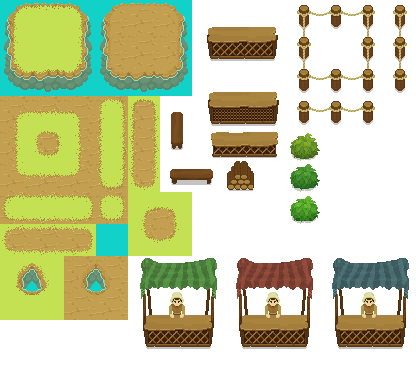
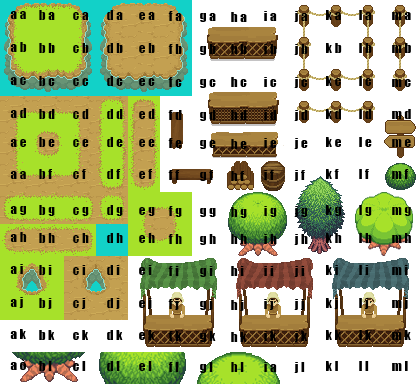
Layer changes from the first w=416, h=384 image to the second:
showed group "Gruppo 1 copia 11" (14 layers) over [10, 359, 408, 373]
showed group "Gruppo 1 copia 10" (13 layers) over [10, 329, 411, 342]
showed group "Gruppo 1 copia 9" (13 layers) over [10, 297, 408, 311]
showed group "Gruppo 1 copia 8" (13 layers) over [10, 264, 408, 277]
showed group "Gruppo 1 copia 7" (13 layers) over [10, 232, 411, 245]
showed group "Gruppo 1 copia 6" (13 layers) over [10, 205, 411, 218]
showed group "Gruppo 1 copia 5" (13 layers) over [10, 169, 409, 181]
showed group "Gruppo 1 copia 4" (14 layers) over [10, 137, 411, 149]
showed group "Gruppo 1 copia 3" (14 layers) over [10, 108, 411, 121]
showed group "Gruppo 1 copia 2" (16 layers) over [10, 76, 411, 88]
showed group "Gruppo 1 copia" (13 layers) over [10, 42, 411, 55]
showed group "Gruppo 1" (13 layers) over [10, 10, 411, 22]
added layer "Livello 12" above "Livello 11" over [12, 352, 280, 384]
added layer "Livello 11" above "Livello 5" over [0, 5, 192, 320]
added layer "Livello 5" above "Livello 10" over [295, 176, 345, 254]
added layer "Livello 10" above "Livello 8" over [228, 192, 287, 256]
added layer "Livello 8" above "Livello 7" over [261, 161, 285, 191]
added layer "Livello 7" above "Livello 6" over [384, 115, 416, 158]
added layer "Livello 6" above "Livello 4" over [385, 163, 416, 190]
added layer "Livello 4" above "market_assets copia" over [355, 192, 413, 256]
painted on "nature_assets" (1st of 2), masked it over [171, 112, 320, 224]
painted on "Livello 3" over [146, 346, 403, 349]
painted on "nature_assets" (2nd of 2), masked it over [170, 170, 213, 185]
painted on "wooden_fence" over [299, 24, 405, 125]
